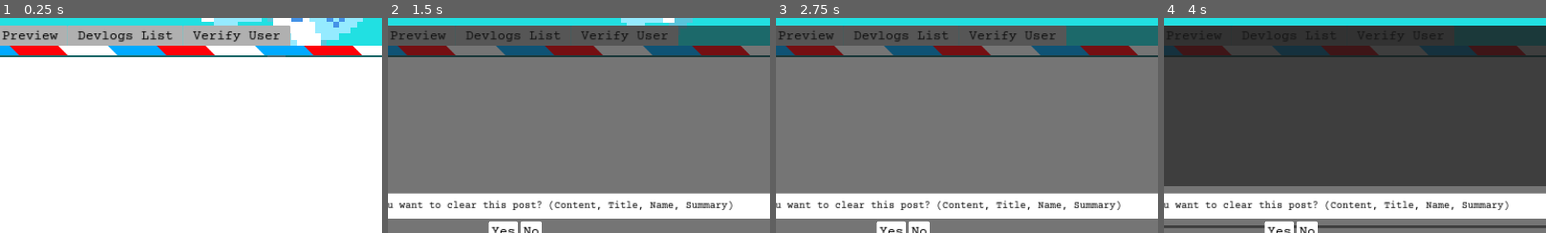
Above: before the commit, frames 1-4 (left to right).
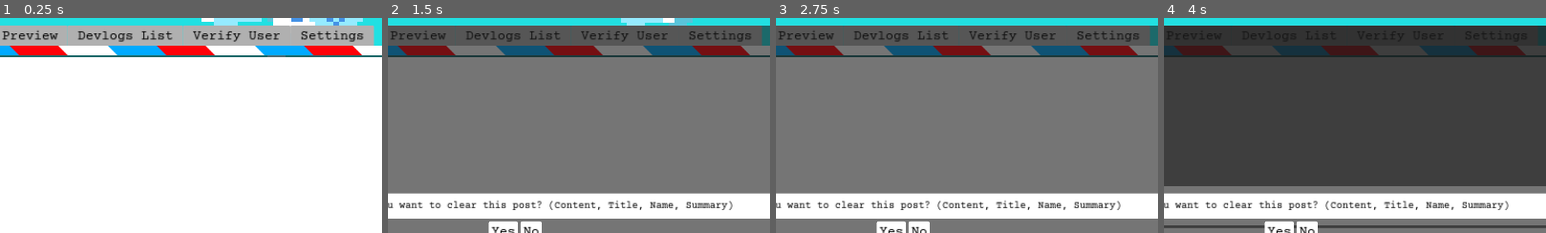
Above: after the commit, the same moments.

Repository: jennyton88/devlogs-maker
Game: Godot game, scene res://scenes/devlogs.tscn
The game is run twice, just before and just after one commit, with the same random seed, the same clock (stepped at 60 frames per second) and the same inputs.
Inputs (mouse positions are % of the whole screen's width and height, from its top left):
- Up to frame 1 (0.25 s): no input
- Up to frame 2 (1.5 s): click (59, 52) at 0.52 s; type "Alex" at 0.6 s; click "Clear Text" at 1.25 s
- Up to frame 3 (2.75 s): click "Import Text" at 2 s
- Up to frame 4 (4 s): click "Export Text" at 2.75 s; click "Get Posts" at 3.5 s
The pictures show only the part of the screen within x 42-92%, y 3-53%; the shares and areas given below are measured in that part.

The runs differ from the first frame. In frame 1, 2.1% of the frame differs, in the area x 76-98%, y 3-13%; in frame 2, 2.1%; in frame 3, 2.1%; in frame 4, 0.1%.

Commit message:
change settings style, margins are 20

Diff:
--- a/scenes/devlogs.tscn
+++ b/scenes/devlogs.tscn
@@ -7,6 +7,7 @@
 [ext_resource type="Texture2D" uid="uid://c68nqgvrw67ro" path="res://assets/imgs/airplane.png" id="4_enp6g"]
 [ext_resource type="PackedScene" uid="uid://dvjxapeupcitp" path="res://scenes/components/border.tscn" id="6_hcaqf"]
 [ext_resource type="PackedScene" uid="uid://b7134j8afntpo" path="res://scenes/verify_user.tscn" id="7_36a3x"]
+[ext_resource type="PackedScene" uid="uid://bc4tgg3t4a85l" path="res://scenes/settings.tscn" id="7_adelr"]
 
 [sub_resource type="ShaderMaterial" id="ShaderMaterial_1bv88"]
 shader = ExtResource("3_oqjq2")
@@ -208,6 +209,10 @@
 visible = false
 layout_mode = 2
 metadata/_tab_index = 4
+
+[node name="Settings" parent="HBoxContainer/VB2/MC1/Workspace" instance=ExtResource("7_adelr")]
+visible = false
+layout_mode = 2
 
 [node name="Border" parent="HBoxContainer/VB2/MC1" instance=ExtResource("6_hcaqf")]
 layout_mode = 2
--- a/scenes/settings.tscn
+++ b/scenes/settings.tscn
@@ -1,103 +1,126 @@
-[gd_scene format=3 uid="uid://bc4tgg3t4a85l"]
+[gd_scene load_steps=2 format=3 uid="uid://bc4tgg3t4a85l"]
+
+[ext_resource type="Script" path="res://scripts/settings.gd" id="1_bl41m"]
 
 [node name="Settings" type="MarginContainer"]
-theme_override_constants/margin_left = 14
-theme_override_constants/margin_top = 14
-theme_override_constants/margin_right = 14
-theme_override_constants/margin_bottom = 14
+offset_top = 427.0
+offset_right = 140.0
+offset_bottom = 455.0
+theme_override_constants/margin_left = 20
+theme_override_constants/margin_top = 20
+theme_override_constants/margin_right = 20
+theme_override_constants/margin_bottom = 20
 metadata/_tab_index = 5
 
-[node name="VBoxContainer" type="VBoxContainer" parent="."]
+[node name="VBox" type="VBoxContainer" parent="."]
 layout_mode = 2
 alignment = 1
 
-[node name="Title" type="Label" parent="VBoxContainer"]
+[node name="Title" type="Label" parent="VBox"]
 layout_mode = 2
-text = "Repository Owner"
+text = "Repo Owner"
 
-[node name="RepoOwner" type="LineEdit" parent="VBoxContainer"]
+[node name="RepoOwner" type="LineEdit" parent="VBox"]
 layout_mode = 2
-placeholder_text = "owner"
 caret_blink = true
 caret_blink_interval = 0.5
 caret_mid_grapheme = true
 
-[node name="S6" type="MarginContainer" parent="VBoxContainer"]
+[node name="S6" type="MarginContainer" parent="VBox"]
 layout_mode = 2
 size_flags_horizontal = 3
 size_flags_stretch_ratio = 0.15
 
-[node name="Title2" type="Label" parent="VBoxContainer"]
+[node name="Title2" type="Label" parent="VBox"]
 layout_mode = 2
-text = "Repository"
+text = "Repo"
 
-[node name="Repository" type="LineEdit" parent="VBoxContainer"]
+[node name="Repository" type="LineEdit" parent="VBox"]
 layout_mode = 2
-placeholder_text = "repo"
 caret_blink = true
 caret_blink_interval = 0.5
 caret_mid_grapheme = true
 
-[node name="S5" type="MarginContainer" parent="VBoxContainer"]
+[node name="S5" type="MarginContainer" parent="VBox"]
 layout_mode = 2
 size_flags_horizontal = 3
 size_flags_stretch_ratio = 0.15
 
-[node name="Title3" type="Label" parent="VBoxContainer"]
+[node name="Title3" type="Label" parent="VBox"]
 layout_mode = 2
 text = "Branch"
 
-[node name="BranchName" type="LineEdit" parent="VBoxContainer"]
+[node name="BranchName" type="LineEdit" parent="VBox"]
 layout_mode = 2
-placeholder_text = "curr. branch"
 caret_blink = true
 caret_blink_interval = 0.5
 caret_mid_grapheme = true
 
-[node name="S4" type="MarginContainer" parent="VBoxContainer"]
+[node name="S4" type="MarginContainer" parent="VBox"]
 layout_mode = 2
 size_flags_horizontal = 3
 size_flags_stretch_ratio = 0.15
 
-[node name="Title4" type="Label" parent="VBoxContainer"]
+[node name="Title4" type="Label" parent="VBox"]
 layout_mode = 2
 text = "File Path"
 
-[node name="RepoPath" type="LineEdit" parent="VBoxContainer"]
+[node name="RepoPath" type="LineEdit" parent="VBox"]
 layout_mode = 2
-placeholder_text = "path to files"
 caret_blink = true
 caret_blink_interval = 0.5
 caret_mid_grapheme = true
 
-[node name="S3" type="MarginContainer" parent="VBoxContainer"]
+[node name="S3" type="MarginContainer" parent="VBox"]
 layout_mode = 2
 size_flags_horizontal = 3
 size_flags_stretch_ratio = 0.15
 
-[node name="Title5" type="Label" parent="VBoxContainer"]
+[node name="Title5" type="Label" parent="VBox"]
 layout_mode = 2
-text = "Author of Commit"
+text = "Author"
 
-[node name="Author" type="LineEdit" parent="VBoxContainer"]
+[node name="Author" type="LineEdit" parent="VBox"]
 layout_mode = 2
-placeholder_text = "name"
 caret_blink = true
 caret_blink_interval = 0.5
 caret_mid_grapheme = true
 
-[node name="S2" type="MarginContainer" parent="VBoxContainer"]
+[node name="S2" type="MarginContainer" parent="VBox"]
 layout_mode = 2
 size_flags_horizontal = 3
 size_flags_stretch_ratio = 0.15
 
-[node name="Title6" type="Label" parent="VBoxContainer"]
+[node name="Title6" type="Label" parent="VBox"]
 layout_mode = 2
 text = "Email"
 
-[node name="Email" type="LineEdit" parent="VBoxContainer"]
+[node name="Email" type="LineEdit" parent="VBox"]
 layout_mode = 2
-placeholder_text = "you@email.com"
 caret_blink = true
 caret_blink_interval = 0.5
 caret_mid_grapheme = true
+
+[node name="S8" type="MarginContainer" parent="VBox"]
+layout_mode = 2
+size_flags_vertical = 3
+size_flags_stretch_ratio = 0.15
+script = ExtResource("1_bl41m")
+
+[node name="HBoxContainer" type="HBoxContainer" parent="VBox"]
+layout_mode = 2
+alignment = 1
+
+[node name="Apply" type="Button" parent="VBox/HBoxContainer"]
+layout_mode = 2
+text = "Apply"
+
+[node name="Cancel" type="Button" parent="VBox/HBoxContainer"]
+layout_mode = 2
+text = "Cancel
+"
+
+[node name="S7" type="MarginContainer" parent="VBox"]
+layout_mode = 2
+size_flags_vertical = 3
+size_flags_stretch_ratio = 0.15
Not shown: 1 places in scenes/devlogs.tscn that only renumber resources
